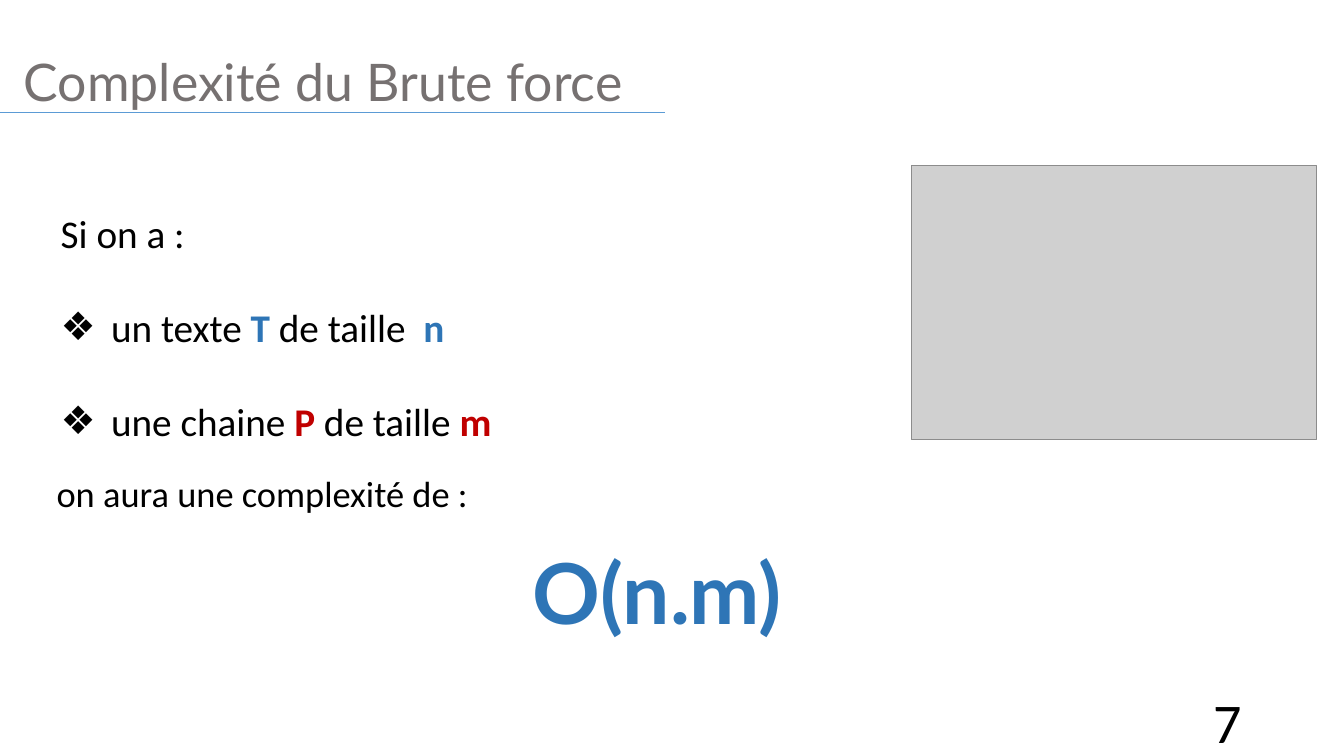
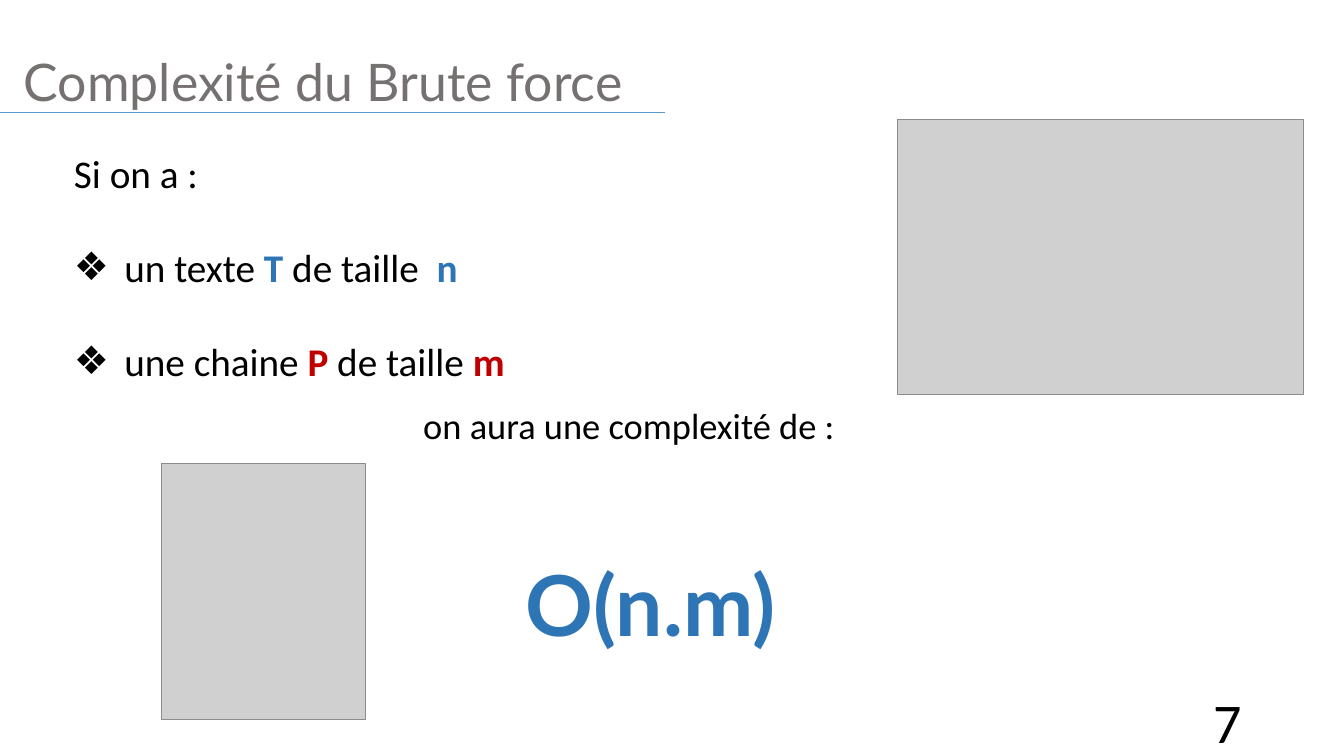
Before and after one commit to web-ai-master/academic-projects, a slide deck: slide 7 of CA/Project/Presentation-Projet-KMP.pptx. Drawn at 1344x756 pixels with LibreOffice and Linux fonts; fonts in the diff are those of the drawing; grey boxes stand for pictures. Boxes give left, top, right and bottom in pixels: in the first picture for what was removed or moved away, otherwise in the second. Text is boxed around its words. In the diff, an @@ line names an element or a change of style, - is before the commit and + after.

```diff
--- a/CA/Project/Presentation-Projet-KMP.pptx
+++ b/CA/Project/Presentation-Projet-KMP.pptx
@@ text "Si on a :": place and size @@
-text "Si on a :" at box(61, 221, 492, 437)
+text "Si on a :" at box(74, 161, 505, 377)
@@ picture: place and size @@
-picture at box(911, 165, 1317, 440)
+picture at box(897, 120, 1303, 394)
@@ text "on aura une complexité de ...": place and size @@
-text "on aura une complexité de ..." at box(57, 481, 449, 513)
+text "on aura une complexité de ..." at box(423, 413, 816, 445)
@@ picture added at box(161, 464, 366, 720) @@
@@ text "O(n.m)": place and size @@
-text "O(n.m)" at box(532, 558, 782, 637)
+text "O(n.m)" at box(525, 570, 775, 649)
```
Also in this commit, not shown: 7 other slides changed, 1 slide added, 6 other files.
